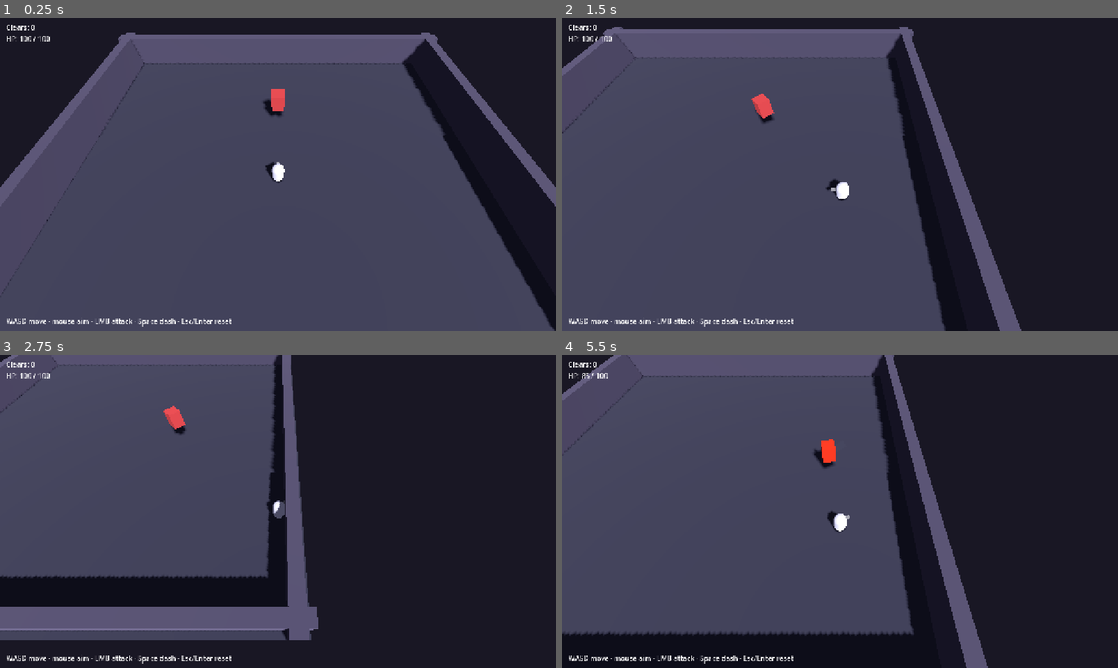
Above: before the commit, frames 1-4 (two rows, left to right).
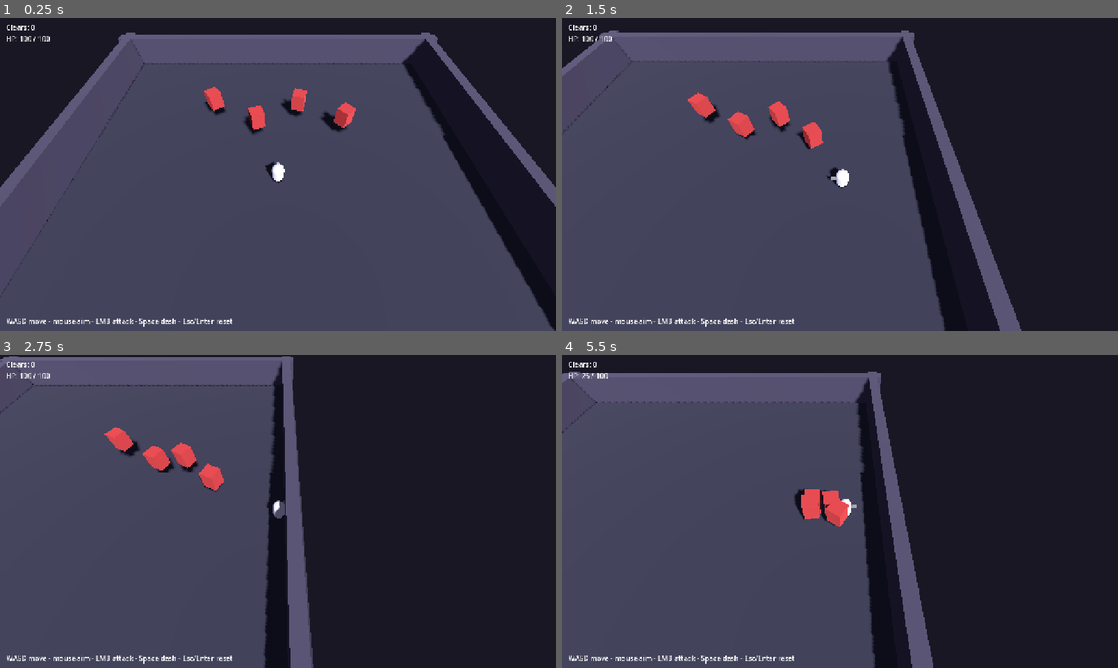
Above: after the commit, the same moments.

Repository: CLAR1OR/tycho
Game: Godot game, scene res://scenes/combat/feel_room.tscn
The game is run twice, just before and just after one commit, with the same random seed, the same clock (stepped at 60 frames per second) and the same inputs.
Inputs (mouse positions are in pixels of both pictures, inside the frame that each line leads up to):
- Up to frame 1 (0.25 s): no input
- Up to frame 2 (1.5 s): tap Enter (restart) at 0.5 s; move the mouse to (962, 158) at 0.52 s; hold D (move_right) 0.53-1.28 s; hold Space (dash) 0.53-1.28 s; click (962, 158) at 0.6 s; move the mouse to (728, 190) at 1.27 s; hold S (move_down) from 1.28 s (still down); tap Space (dash) at 1.35 s
- Up to frame 3 (2.75 s): click (166, 527) at 1.55 s; move the mouse to (333, 442) at 2.02 s; release S (move_down) at 2.03 s; hold D (move_right) from 2.03 s (still down); hold Space (dash) from 2.03 s (still down); click (333, 442) at 2.1 s
- Up to frame 4 (5.5 s): move the mouse to (812, 574) at 2.77 s; release D (move_right) at 2.78 s; release Space (dash) at 2.78 s; hold W (move_up) 2.78-3.53 s; tap Space (dash) at 2.85, 4.35 s; click (812, 574) at 3.05 s; move the mouse to (1006, 558) at 3.52 s; hold Space (dash) 3.53-4.28 s; hold A (move_left) 3.53-5.03 s; click (1006, 558) at 3.6 s; move the mouse to (673, 464) at 4.27 s; click (673, 464) at 4.55 s; move the mouse to (867, 511) at 5.02 s; hold S (move_down) from 5.03 s (still down); hold Space (dash) from 5.03 s (still down); click (867, 511) at 5.1 s

The runs differ from the first frame. In frame 1, 1.6% of the frame differs, in the area x 9-64%, y 22-99%; in frame 2, 2.8%; in frame 3, 15%; in frame 4, 19%, in the area x 0-77%, y 0-100%.

Commit message:
feat: spawn a wave of enemies in the feel room; longer dash cooldown
- feel_room.gd: spawn ENEMY_COUNT (4) enemies in a staggered fan each wave;
  a "clear" now = wiping the whole wave, then a fresh wave spawns. Reset
  and respawn-timer guards so a player death can't double-spawn a wave.
- player.gd: DASH_COOLDOWN 0.40 -> 0.90 (per request).

Both `# FEEL:` knobs. Validated: compiles + runs clean headless on v4.6.3.

Co-Authored-By: Claude Opus 4.8 <noreply@anthropic.com>

Diff:
--- a/src/combat/feel_room.gd
+++ b/src/combat/feel_room.gd
@@ -5,14 +5,17 @@
 ## Pass bar: "after the 20th clear of the same room, you still want one more."
 ## It does NOT need to feel like Hades — its own feel is fine.
 ##
-## Throwaway by design: one room, one Tycho, one enemy, dash + light attack,
-## placeholder primitives. Tune feel in player.gd / enemy_dummy.gd / camera_rig.gd.
-## A clear = killing the enemy; it respawns so you can chase the 20th-clear bar.
+## Throwaway by design: one room, a few enemies, dash + light attack, placeholder
+## primitives. Tune feel in player.gd / enemy_dummy.gd / camera_rig.gd.
+## A clear = killing the whole wave; a fresh wave spawns so you can chase the
+## 20th-clear bar.
 
 const ENEMY_SCENE := preload("res://scenes/combat/enemy_dummy.tscn")
-const RESPAWN_DELAY := 0.8     # FEEL: beat between kill and next spawn (s)
-const SPAWN_POS := Vector3(0.0, 1.0, -9.0)
+const ENEMY_COUNT := 4         # FEEL: enemies per wave (sandbox knob — tune freely)
+const RESPAWN_DELAY := 1.0     # FEEL: beat between clearing a wave and the next (s)
 const SHAKE_ON_HIT := 0.35     # FEEL: camera kick (m) when the player takes a hit
+const SPAWN_SPREAD := 14.0     # FEEL: how wide the wave fans out (m)
+const SPAWN_Z := -9.0          # FEEL: how far ahead the wave spawns (m)
 
 @onready var _player: Player = $Player
 @onready var _rig: CameraRig = $CameraRig
@@ -21,7 +24,7 @@
 @onready var _hint_label: Label = $HUD/Hint
 
 var _clears: int = 0
-var _enemy: EnemyDummy = null
+var _enemies: Array[EnemyDummy] = []
 var _last_hp: int = Player.MAX_HEALTH
 
 
@@ -30,8 +33,8 @@
 	_player.health_changed.connect(_on_player_health_changed)
 	_player.died.connect(_on_player_died)
 	_clears_label.text = "Clears: 0"
-	_hint_label.text = "WASD move · mouse aim · LMB attack · Space dash · Esc/Enter reset"
-	_spawn_enemy()
+	_hint_label.text = "WASD move - mouse aim - LMB attack - Space dash - Esc/Enter reset"
+	_spawn_wave()
 
 
 func _unhandled_input(event: InputEvent) -> void:
@@ -39,20 +42,33 @@
 		_reset()
 
 
-func _spawn_enemy() -> void:
-	_enemy = ENEMY_SCENE.instantiate()
-	_enemy.position = SPAWN_POS
-	_enemy.target = _player
-	add_child(_enemy)
-	_enemy.died.connect(_on_enemy_died)
+func _spawn_wave() -> void:
+	for i in ENEMY_COUNT:
+		var enemy := ENEMY_SCENE.instantiate()
+		enemy.position = _wave_spawn_pos(i)
+		enemy.target = _player
+		add_child(enemy)
+		enemy.died.connect(_on_enemy_died.bind(enemy))
+		_enemies.append(enemy)
 
 
-func _on_enemy_died() -> void:
-	_clears += 1
-	_clears_label.text = "Clears: %d" % _clears
-	await get_tree().create_timer(RESPAWN_DELAY).timeout
-	if is_inside_tree():
-		_spawn_enemy()
+func _wave_spawn_pos(i: int) -> Vector3:
+	# Fan the wave out in a staggered row ahead of the player.
+	var t: float = 0.0 if ENEMY_COUNT <= 1 else float(i) / float(ENEMY_COUNT - 1)
+	var x := lerpf(-SPAWN_SPREAD * 0.5, SPAWN_SPREAD * 0.5, t)
+	var z := SPAWN_Z + (2.5 if i % 2 == 1 else 0.0)  # stagger front/back rows
+	return Vector3(x, 1.0, z)
+
+
+func _on_enemy_died(enemy: EnemyDummy) -> void:
+	_enemies.erase(enemy)
+	if _enemies.is_empty():
+		_clears += 1
+		_clears_label.text = "Clears: %d" % _clears
+		await get_tree().create_timer(RESPAWN_DELAY).timeout
+		# Guard against a player reset having already respawned a wave.
+		if is_inside_tree() and _enemies.is_empty():
+			_spawn_wave()
 
 
 func _on_player_health_changed(hp: int, max_hp: int) -> void:
@@ -67,7 +83,9 @@
 
 
 func _reset() -> void:
-	if _enemy != null and is_instance_valid(_enemy):
-		_enemy.queue_free()
+	for enemy in _enemies:
+		if is_instance_valid(enemy):
+			enemy.queue_free()
+	_enemies.clear()
 	_player.revive()
-	_spawn_enemy()
+	_spawn_wave()
--- a/src/combat/player.gd
+++ b/src/combat/player.gd
@@ -16,7 +16,7 @@
 # --- Dash (FEEL) ---
 const DASH_SPEED := 24.0      # FEEL: burst speed during a dash
 const DASH_TIME := 0.15       # FEEL: how long the burst lasts (s)
-const DASH_COOLDOWN := 0.40   # FEEL: time before dash is ready again (s)
+const DASH_COOLDOWN := 0.90   # FEEL: time before dash is ready again (s)
 const DASH_IFRAMES := 0.18    # FEEL: invulnerability window from dash start (s)
 
 # --- Light attack (FEEL) ---
Not shown, changed: CLAUDE.md
